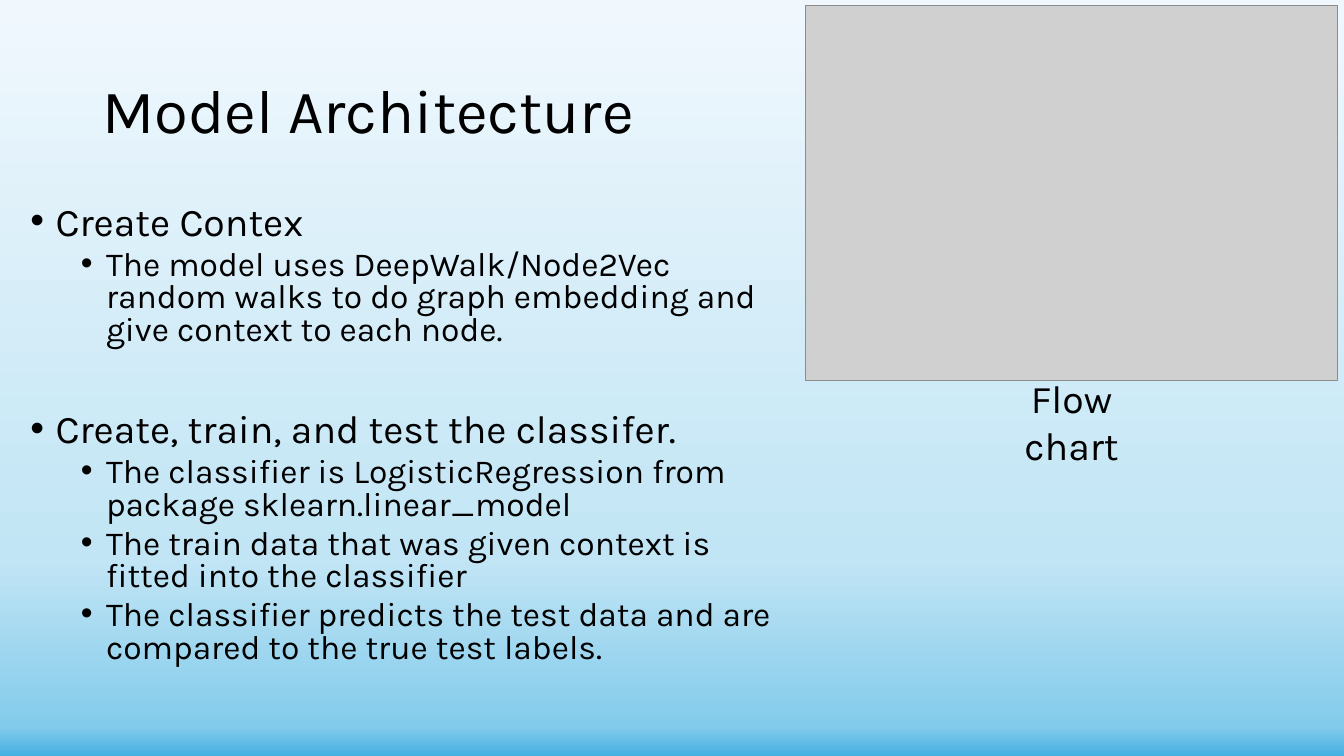
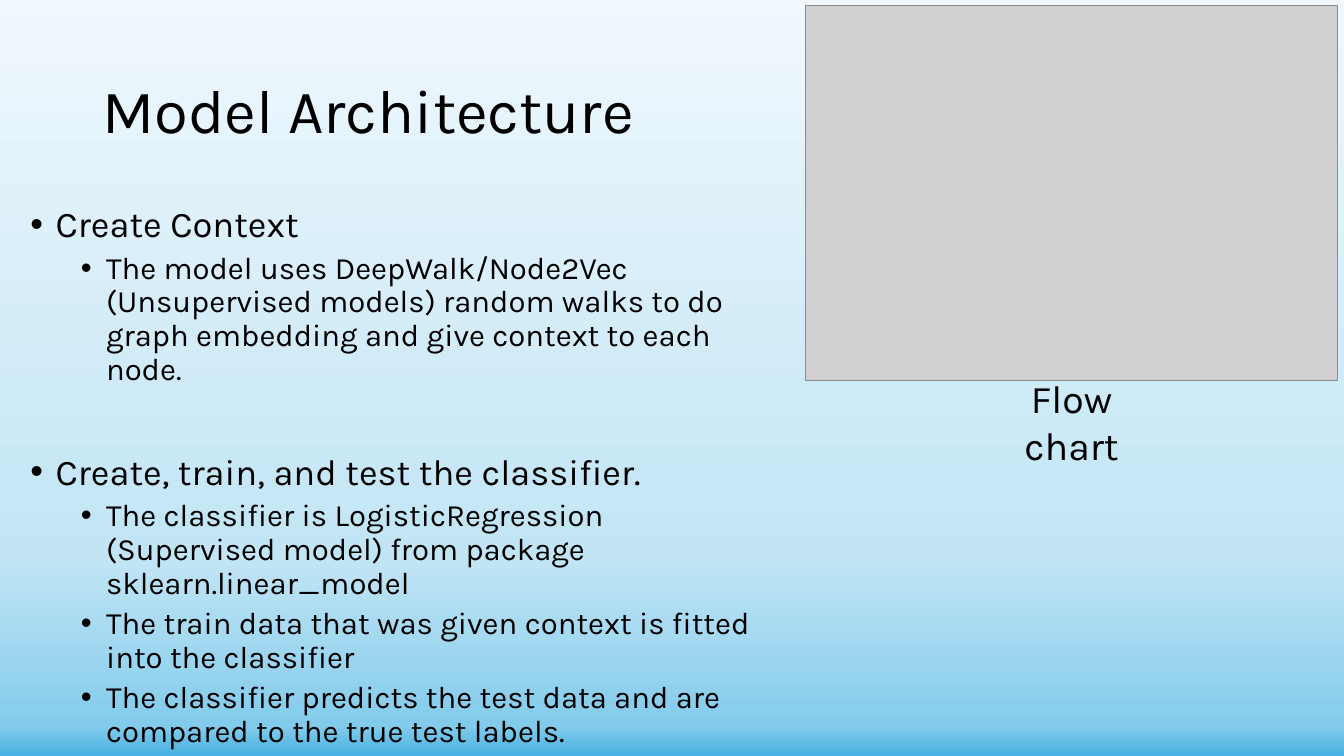
Before and after one commit to shachar700/Graph-Embedding, a slide deck: slide 16 of doc/Graph-Embedding Presentation.pptx (slide 14 before the commit). Drawn at 1344x756 pixels with LibreOffice and Linux fonts; fonts in the diff are those of the drawing; grey boxes stand for pictures. Boxes give left, top, right and bottom in pixels: in the first picture for what was removed or moved away, otherwise in the second. Text is boxed around its words. In the diff, an @@ line names an element or a change of style, - is before the commit and + after.

```diff
--- a/doc/Graph-Embedding Presentation.pptx
+++ b/doc/Graph-Embedding Presentation.pptx
@@ text at bbox=[56, 214, 722, 595]: text changed; size 24 to 22.2 pt @@
-• Create Contex
-  • The model uses DeepWalk/Node2Vec random walks to do graph embedding and give context to each node.
-• Create, train, and test the classifer.
-  • The classifier is LogisticRegression from package sklearn.linear_model
+• Create Context
+  • The model uses DeepWalk/Node2Vec (Unsupervised models) random walks to do graph embedding and give context to each node.
+• Create, train, and test the classifier.
+  • The classifier is LogisticRegression (Supervised model) from package sklearn.linear_model
@@ text at bbox=[106, 612, 749, 716]: size 24 to 22.2 pt in "The train data that was given context ...", "The classifier predicts the test data and ..."; line spacing 0.8 to 0.9 @@
```
Also in this commit, not shown: 5 other slides changed, 2 slides added, 2 other files.
